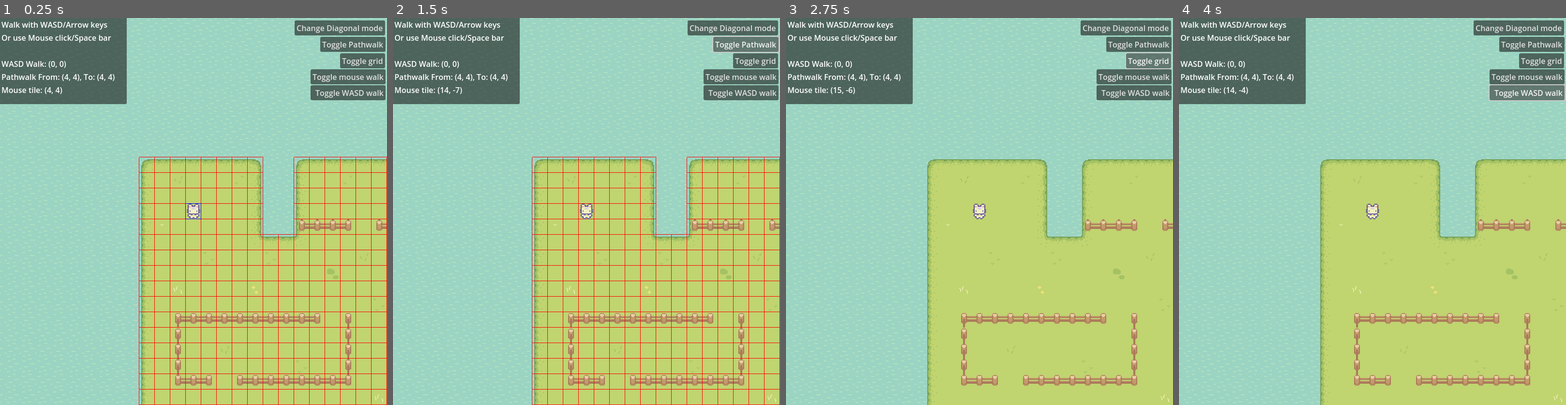
Above: before the commit, frames 1-4 (left to right).
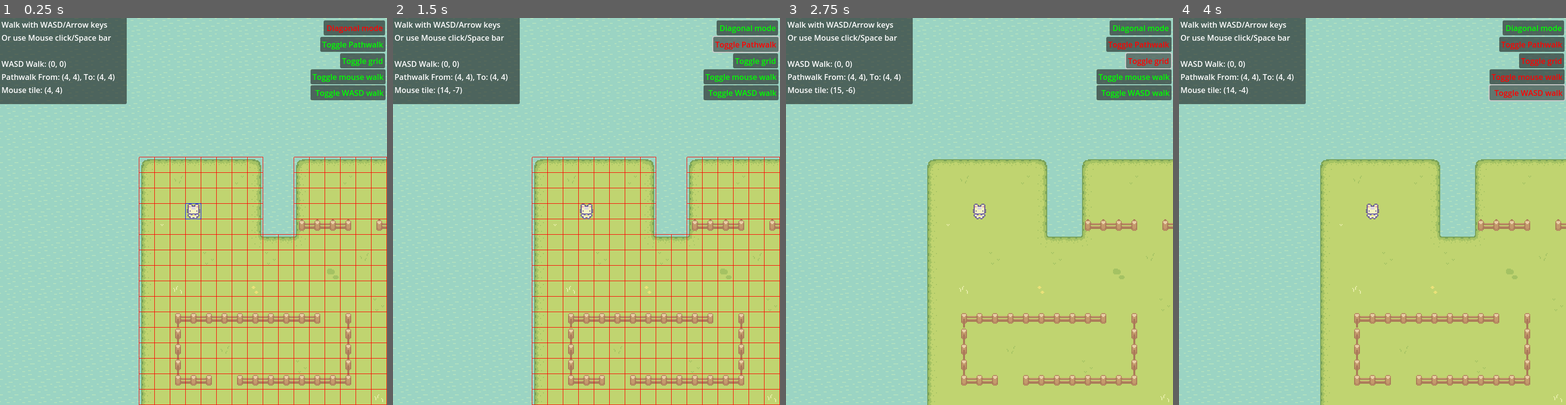
Above: after the commit, the same moments.

Repository: Joaomolin/AStarGrid2D-Godot-4
Game: Godot game, scene res://Main.tscn
Two runs of this game, one before a commit and one after it. Both use one fixed random seed, a clock stepped at 60 frames per second and the inputs below.
Inputs:
- Up to frame 1 (0.25 s): no input
- Up to frame 2 (1.5 s): click "Change Diagonal mode" (after the commit: "Diagonal mode") at 0.5 s; click "Toggle Pathwalk" at 1.25 s
- Up to frame 3 (2.75 s): click "Toggle grid" at 2 s
- Up to frame 4 (4 s): click "Toggle mouse walk" at 2.75 s; click "Toggle WASD walk" at 3.5 s

The runs differ from the first frame. In frame 1, 0.9% of the frame differs, in the area x 76-100%, y 0-21%; in frame 2, 0.9%; in frame 3, 0.9%; in frame 4, 0.9%.

Commit message:
Add buttons to GUI

Diff:
--- a/Main.tscn
+++ b/Main.tscn
@@ -168,15 +168,17 @@
 [node name="Buttons" type="Node2D" parent="Debug UI"]
 script = ExtResource("7_nxvwj")
 
-[node name="Diagonal" type="Button" parent="Debug UI/Buttons"]
-offset_left = 609.0
+[node name="BtnDiagonal" type="Button" parent="Debug UI/Buttons"]
+unique_name_in_owner = true
+offset_left = 669.0
 offset_top = 5.0
 offset_right = 796.0
 offset_bottom = 36.0
-text = "Change Diagonal mode"
-alignment = 2
-
-[node name="Path Draw" type="Button" parent="Debug UI/Buttons"]
+text = "Diagonal mode"
+alignment = 2
+
+[node name="BtnPath Draw" type="Button" parent="Debug UI/Buttons"]
+unique_name_in_owner = true
 offset_left = 662.0
 offset_top = 39.0
 offset_right = 796.0
@@ -184,7 +186,8 @@
 text = "Toggle Pathwalk"
 alignment = 2
 
-[node name="Grid Draw" type="Button" parent="Debug UI/Buttons"]
+[node name="BtnGrid Draw" type="Button" parent="Debug UI/Buttons"]
+unique_name_in_owner = true
 offset_left = 703.0
 offset_top = 73.0
 offset_right = 796.0
@@ -192,7 +195,8 @@
 text = "Toggle grid"
 alignment = 2
 
-[node name="Mouse Walk" type="Button" parent="Debug UI/Buttons"]
+[node name="BtnMouse Walk" type="Button" parent="Debug UI/Buttons"]
+unique_name_in_owner = true
 offset_left = 642.0
 offset_top = 106.0
 offset_right = 797.0
@@ -200,7 +204,8 @@
 text = "Toggle mouse walk"
 alignment = 2
 
-[node name="WASD Walk" type="Button" parent="Debug UI/Buttons"]
+[node name="BtnWASD Walk" type="Button" parent="Debug UI/Buttons"]
+unique_name_in_owner = true
 offset_left = 642.0
 offset_top = 139.0
 offset_right = 797.0
@@ -224,8 +229,8 @@
 script = ExtResource("6_s5ic3")
 charSize = Vector2(8, 30)
 
-[connection signal="pressed" from="Debug UI/Buttons/Diagonal" to="Debug UI/Buttons" method="_on_diagonal_mode_pressed"]
-[connection signal="pressed" from="Debug UI/Buttons/Path Draw" to="Debug UI/Buttons" method="_on_toggle_path_pressed"]
-[connection signal="pressed" from="Debug UI/Buttons/Grid Draw" to="Debug UI/Buttons" method="_on_toggle_grid_pressed"]
-[connection signal="pressed" from="Debug UI/Buttons/Mouse Walk" to="Debug UI/Buttons" method="_on_toggle_mouse_walk_pressed"]
-[connection signal="pressed" from="Debug UI/Buttons/WASD Walk" to="Debug UI/Buttons" method="_on_toggle_WASD_movement_pressed"]
+[connection signal="pressed" from="Debug UI/Buttons/BtnDiagonal" to="Debug UI/Buttons" method="_on_diagonal_mode_pressed"]
+[connection signal="pressed" from="Debug UI/Buttons/BtnPath Draw" to="Debug UI/Buttons" method="_on_toggle_path_pressed"]
+[connection signal="pressed" from="Debug UI/Buttons/BtnGrid Draw" to="Debug UI/Buttons" method="_on_toggle_grid_pressed"]
+[connection signal="pressed" from="Debug UI/Buttons/BtnMouse Walk" to="Debug UI/Buttons" method="_on_toggle_mouse_walk_pressed"]
+[connection signal="pressed" from="Debug UI/Buttons/BtnWASD Walk" to="Debug UI/Buttons" method="_on_toggle_WASD_movement_pressed"]
--- a/Scripts/Buttons.gd
+++ b/Scripts/Buttons.gd
@@ -2,22 +2,54 @@
 
 @onready var player: Node2D = %Player
 
+#btns
+
+@onready var btn_diagonal: Button = %BtnDiagonal
+@onready var btn_path_draw: Button = %"BtnPath Draw"
+@onready var btn_grid_draw: Button = %"BtnGrid Draw"
+@onready var btn_mouse_walk: Button = %"BtnMouse Walk"
+@onready var btn_wasd_walk: Button = %"BtnWASD Walk"
+
+func _ready():
+	_updateButtonsColors()
+
+func _updateButtonsColors():
+	_colorBtn(btn_diagonal, bool(player.grid.diagonal_mode != AStarGrid2D.DIAGONAL_MODE_NEVER))
+	_colorBtn(btn_path_draw, player.printPath)
+	_colorBtn(btn_grid_draw, player.printGrid)
+	_colorBtn(btn_mouse_walk, player.allowMouseInput)
+	_colorBtn(btn_wasd_walk, player.allowWASDInput)
+
+func _colorBtn(btn : Button, boolean : bool):
+		btn.set("theme_override_colors/font_color", Color.GREEN if boolean else Color.RED)
+		btn.set("theme_override_colors/font_pressed_color", Color.GREEN if boolean else Color.RED)
+		btn.set("theme_override_colors/font_hover_color", Color.GREEN if boolean else Color.RED)
+		btn.set("theme_override_colors/font_focus_color", Color.GREEN if boolean else Color.RED)
+		btn.set("theme_override_colors/font_hover_pressed_color", Color.GREEN if boolean else Color.RED)
+
 func _on_diagonal_mode_pressed() -> void:
-	player.grid.diagonal_mode =  0 if player.grid.diagonal_mode else 1
-	pass # Replace with function body.
+	const _diagonal = AStarGrid2D.DIAGONAL_MODE_ONLY_IF_NO_OBSTACLES
+	const _grid = AStarGrid2D.DIAGONAL_MODE_NEVER
+	var _diagonalMode = player.grid.diagonal_mode != AStarGrid2D.DIAGONAL_MODE_NEVER
+	#Can change between diagonal modes
+	if _diagonalMode:
+		player.grid.diagonal_mode =  _grid
+	else:
+		player.grid.diagonal_mode =  _diagonal
+	_updateButtonsColors()
 
 func _on_toggle_path_pressed() -> void:
 	player.printPath = !player.printPath
-	pass # Replace with function body.
+	_updateButtonsColors()
 
 func _on_toggle_grid_pressed() -> void:
 	player.printGrid = !player.printGrid
-	pass # Replace with function body.
+	_updateButtonsColors()
 
 func _on_toggle_mouse_walk_pressed() -> void:
 	player.allowMouseInput = !player.allowMouseInput
-	pass # Replace with function body.
+	_updateButtonsColors()
 
 func _on_toggle_WASD_movement_pressed() -> void:
 	player.allowWASDInput = !player.allowWASDInput
-	pass # Replace with function body.
+	_updateButtonsColors()
--- a/Scripts/GridMovement.gd
+++ b/Scripts/GridMovement.gd
@@ -9,6 +9,7 @@
 var idPath:PackedVector2Array
 
 #Debug buttons
+var _lastKeyPressed : String
 var printPath : bool = true
 var printGrid : bool = true
 var allowMouseInput : bool = true
@@ -43,7 +44,6 @@
 	grid = AStarGrid2D.new()
 	grid.region = tileMap.get_used_rect()
 	grid.cell_size = tileMap.tile_set.tile_size
-	#To enable diagonal movement, comment the line below
 	grid.diagonal_mode = AStarGrid2D.DIAGONAL_MODE_NEVER
 	grid.update()
 
@@ -60,23 +60,23 @@
 #region Player Movement
 
 func _playerWalk():
-	if allowMouseInput:
-		_mouseInput()
-	if allowWASDInput:
-		_wasdInput()
 
 	if idPath.size() < 2:
 		_updatePathToWalk()
 		return
 
-	var targetPos = idPath[1]
+	var _targetPos = idPath[1]
 	var _speed = 1.5
-	player.global_position = player.global_position.move_toward(targetPos, _speed)
-
-	if player.global_position == targetPos:
+
+	player.global_position = player.global_position.move_toward(_targetPos, _speed)
+
+	if player.global_position == _targetPos:
 		_updatePathToWalk()
 
 func _updatePathToWalk():
+	_mouseInput()
+	_wasdInput()
+
 	var _from = tileMap.local_to_map(player.position)
 	var _to = tileMap.local_to_map(finalTile)
 
@@ -88,14 +88,14 @@
 func _isWalkableTile(tile : Vector2i) -> bool:
 	#Ground layer
 	#If IS NOT a ground layer, can't walk
-	var groundLayer = 1
-	if !tileMap.get_cell_tile_data(groundLayer, tile):
+	var _groundLayer = 1
+	if !tileMap.get_cell_tile_data(_groundLayer, tile):
 		return false
 
 	#Overlay layer
 	#If IS Overlay, can't walk
-	var overlayLayer = 2
-	if tileMap.get_cell_tile_data(overlayLayer, tile):
+	var _overlayLayer = 2
+	if tileMap.get_cell_tile_data(_overlayLayer, tile):
 		return false
 
 	return true
@@ -105,6 +105,8 @@
 #region Walk with Mouse/Space bar
 
 func _mouseInput():
+	if !allowMouseInput:	return
+
 	if Input.is_action_pressed("ui_accept"):
 		#Update finalTile as mouse position, if is a walkable tile
 		if _isWalkableTile(tileMap.local_to_map(get_global_mouse_position())):
@@ -115,37 +117,42 @@
 #region Walk with WASD/Arrows
 
 func _wasdInput():
-	var _walkVector = Vector2(0, 0)
+	if !allowWASDInput:	return
+
 	var _noDiagonal = grid.diagonal_mode == AStarGrid2D.DIAGONAL_MODE_NEVER
-
-	if Input.is_action_pressed("ui_left"):
-		if _noDiagonal:
-			_walkVector = Vector2(-tileSize.x, 0)
-		else:
-			_walkVector += Vector2(-tileSize.x, 0)
-
-
-	if Input.is_action_pressed("ui_right"):
-		if _noDiagonal:
-			_walkVector = Vector2(tileSize.x, 0)
-		else:
-			_walkVector += Vector2(tileSize.x, 0)
-
-	if Input.is_action_pressed("ui_up"):
-		if _noDiagonal:
-			_walkVector = Vector2(0, -tileSize.y)
-		else:
-			_walkVector += Vector2(0, -tileSize.y)
-
-	if Input.is_action_pressed("ui_down"):
-		if _noDiagonal:
-			_walkVector = Vector2(0, tileSize.y)
-		else:
-			_walkVector += Vector2(0, tileSize.y)
+	#Vectors
+	var _walkVector = Vector2.ZERO
+
+	var left = "ui_left"
+	var right = "ui_right"
+	var up = "ui_up"
+	var down = "ui_down"
+
+	#Fix last key pressed
+	_walkVector = _keyboardPressed(left, _noDiagonal, _walkVector, Vector2.LEFT * Vector2(tileSize))
+	_walkVector = _keyboardPressed(right, _noDiagonal, _walkVector, Vector2.RIGHT * Vector2(tileSize))
+	_walkVector = _keyboardPressed(up, _noDiagonal, _walkVector, Vector2.UP * Vector2(tileSize))
+	_walkVector = _keyboardPressed(down, _noDiagonal, _walkVector, Vector2.DOWN * Vector2(tileSize))
+
 
 	Debug.update("_walkVector", "WASD Walk: " + str(_walkVector / Vector2(tileSize)))
+
 	if _walkVector:
 		finalTile = player.position + _walkVector
+
+func _keyboardPressed(keyPressed : String, _noDiagonal : bool, _walkVector : Vector2, _position : Vector2 ) -> Vector2:
+	if Input.is_action_just_pressed(keyPressed):
+		_lastKeyPressed = keyPressed
+
+	if Input.is_action_pressed(keyPressed):
+		if _noDiagonal:
+			if !_walkVector && _isWalkableTile(tileMap.local_to_map(player.position + _position)):
+				return _position
+		else:
+			return _walkVector + _position
+
+	return _walkVector
+
 
 #endregion
 
